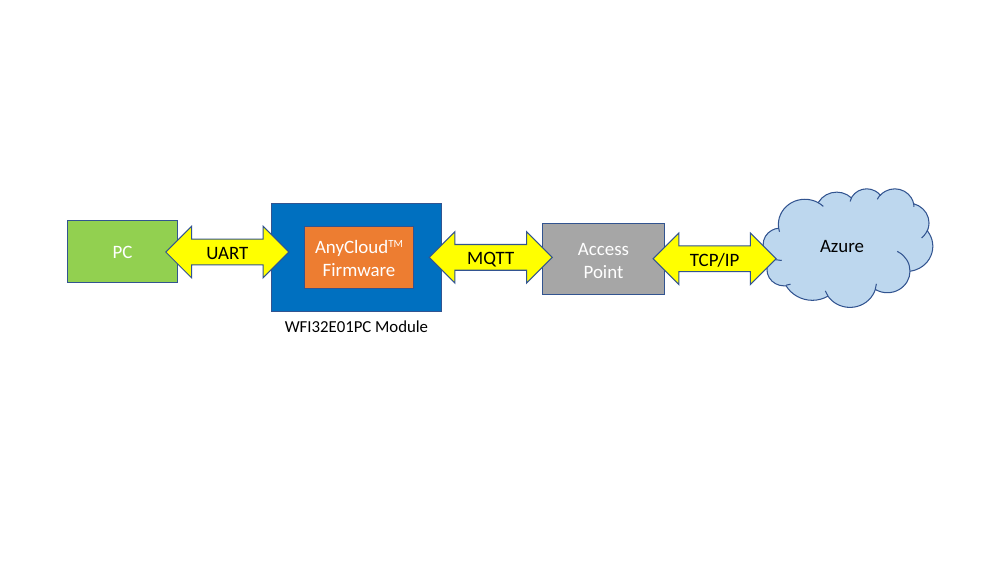
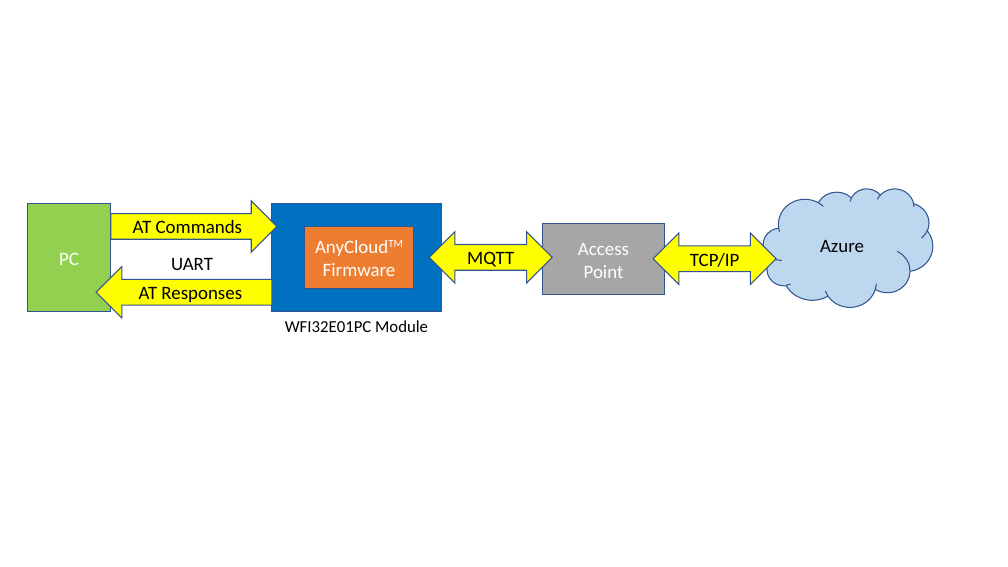
Before and after one commit to MicrochipTech/AzureDemo_AnyCloud, a slide deck: slide 1 of media/SolutionBlockDiagram.pptx. Drawn at 1008x567 pixels with LibreOffice and Linux fonts; fonts in the diff are those of the drawing. Boxes give left, top, right and bottom in pixels: in the first picture for what was removed or moved away, otherwise in the second. Text is boxed around its words. In the diff, an @@ line names an element or a change of style, - is before the commit and + after.

```diff
--- a/media/SolutionBlockDiagram.pptx
+++ b/media/SolutionBlockDiagram.pptx
@@ rectangle "PC": place and size @@
-rectangle "PC" at bbox=[67, 220, 177, 282]
+rectangle "PC" at bbox=[27, 203, 110, 312]
@@ right arrow added at bbox=[111, 201, 278, 253], fill #FFFF00, outline #325491 1 pt, 18 pt, text #000000 @@
+AT Commands
@@ left arrow added at bbox=[96, 267, 271, 318], fill #FFFF00, outline #325491 1 pt, 18 pt, text #000000 @@
+AT Responses
@@ text "UART": place and size @@
-text "UART" at bbox=[166, 226, 289, 278]
+text "UART" at bbox=[171, 258, 213, 270]
@@ text "UART" at bbox=[171, 258, 213, 270]: vertical alignment middle to top; fill #FFFF00 to none; outline #325491 1 pt to none @@
```
Also in this commit, not shown: 1 other file.
